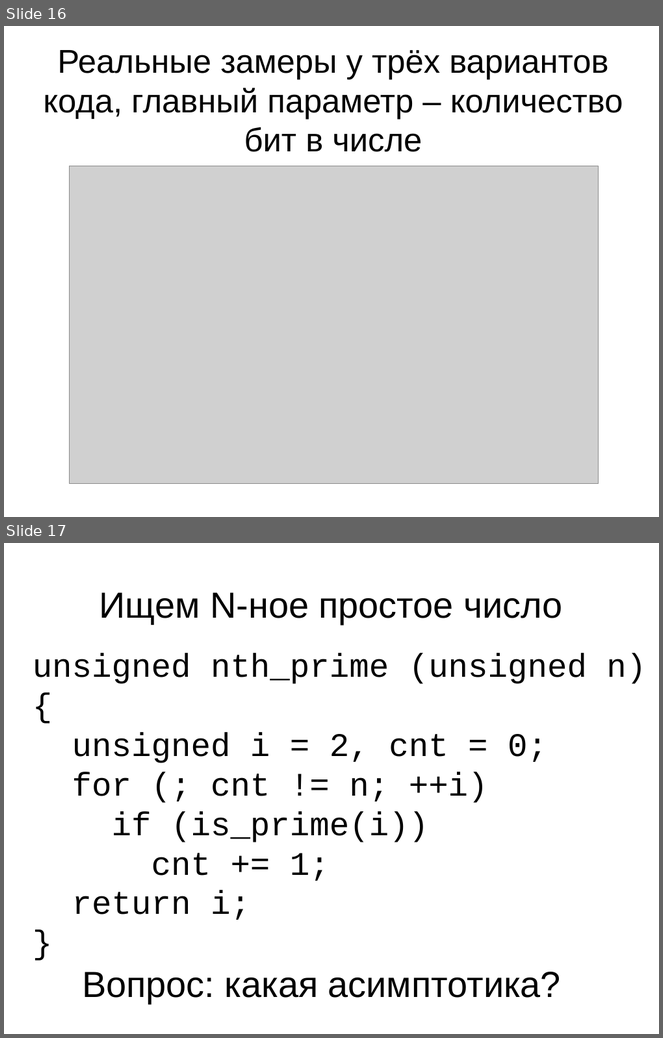
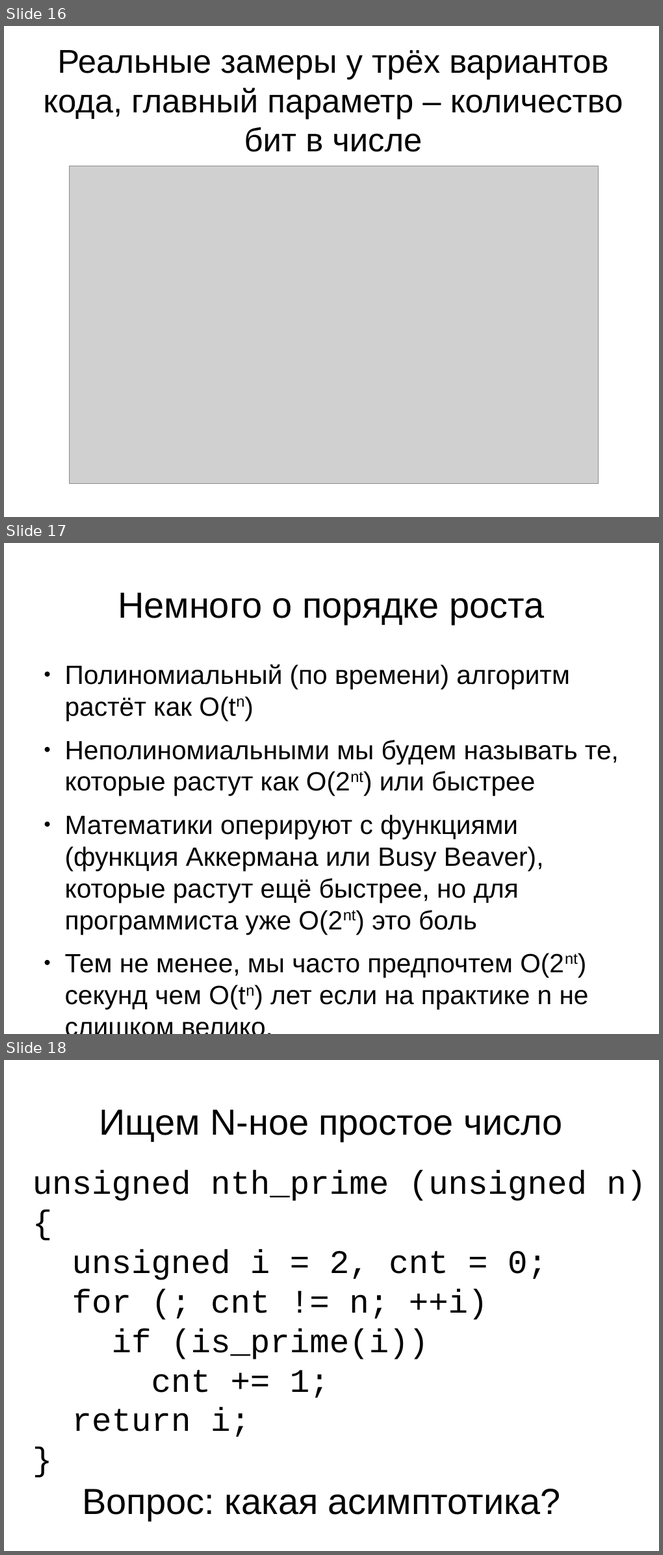
Before and after one commit to MIPT-ILab/cpp-lects-rus, a slide deck: slides/lec1-1-primes.odp. Shown one above the other, each under a label of ours: slides 16 and 17 before the commit, slides 16, 17 and 18 after it. The pictures are 663x1038 and 663x1555 pixels, drawn with LibreOffice and Linux fonts; fonts in the diff are those of the drawing; grey boxes stand for pictures; background and template pictures are left out. Boxes give left, top, right and bottom in pixels: in the first picture for what was removed or moved away, otherwise in the second. Text is boxed around its words. In the diff, an @@ line names an element or a change of style, - is before the commit and + after.

```diff
--- a/slides/lec1-1-primes.odp
+++ b/slides/lec1-1-primes.odp
@@ slide 17 added at (4,543,659,1034), background #FFFFFF @@
@@ title added at (118,592,544,624), 44 pt, text #000000 @@
+Немного о порядке роста
@@ text added at (65,664,619,1010), 32 pt, text #000000 @@
+● Полиномиальный (по времени) алгоритм растёт как O(tn)
+● Неполиномиальными мы будем называть те, которые растут как O(2nt) или быстрее
+● Математики оперируют с функциями (функция Аккермана или Busy Beaver), которые растут ещё быстрее, но для программиста уже O(2nt) это боль
+● Тем не менее, мы часто предпочтем O(2nt) секунд чем O(tn) лет если на практике n не слишком велико.
@@ what was slide 17 is now slide 18 @@
```
Also in this commit, not shown: 4 slides changed, 6 other slides added, 2 other files.
